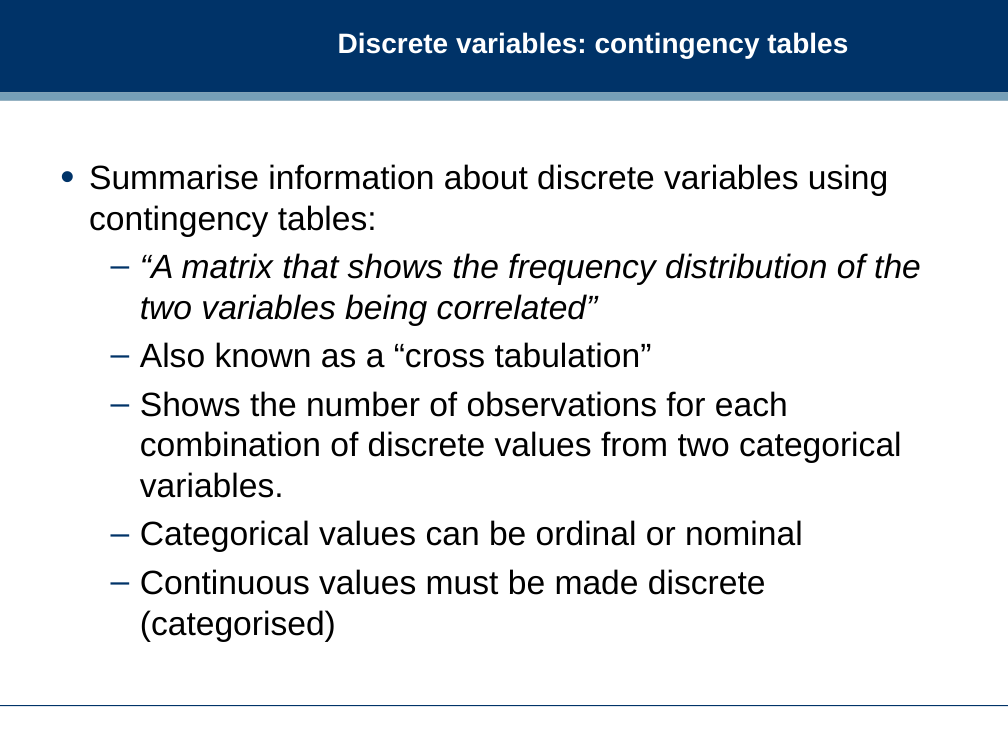
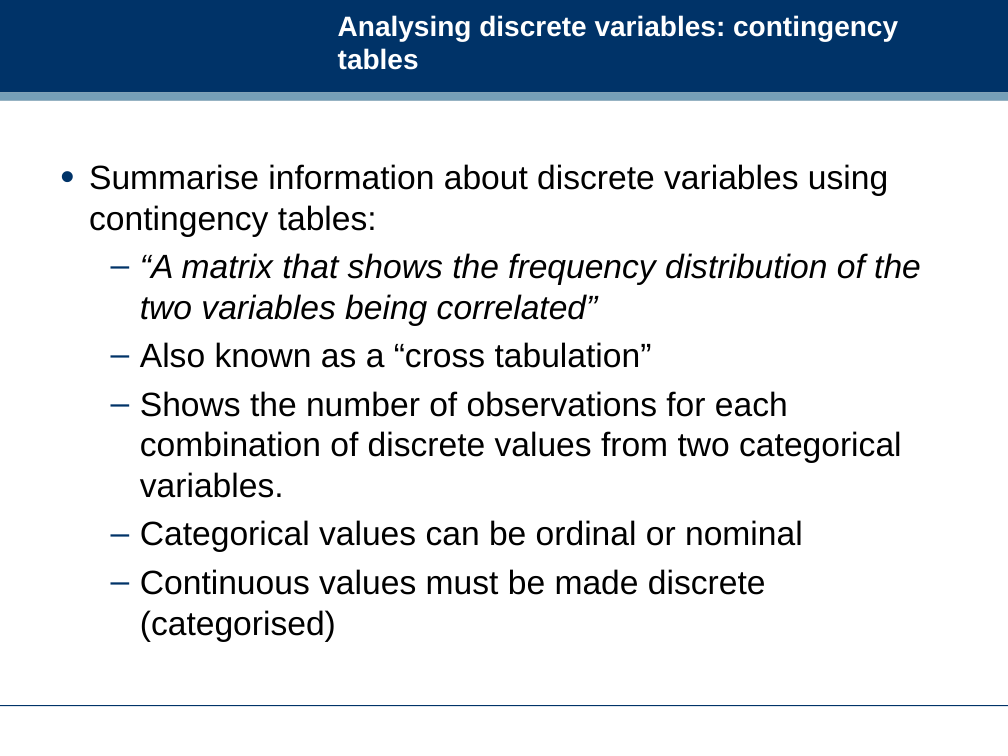
Before and after one commit to dreamind/ix, a slide deck: slide 16 of lectures/making-sense-data/bivariate-analysis.ppt (slide 17 before the commit). Drawn at 1008x756 pixels with LibreOffice and Linux fonts; fonts in the diff are those of the drawing; background and template pictures are left out. Boxes give left, top, right and bottom in pixels: in the first picture for what was removed or moved away, otherwise in the second. Text is boxed around its words. In the diff, an @@ line names an element or a change of style, - is before the commit and + after.

```diff
--- a/lectures/making-sense-data/bivariate-analysis.ppt
+++ b/lectures/making-sense-data/bivariate-analysis.ppt
@@ title at (338, 15, 898, 70): text changed @@
-Discrete variables: contingency tables
+Analysing discrete variables: contingency tables
```
Also in this commit, not shown: 7 other slides changed, 3 slides added, 4 slides removed, 8 other files.
